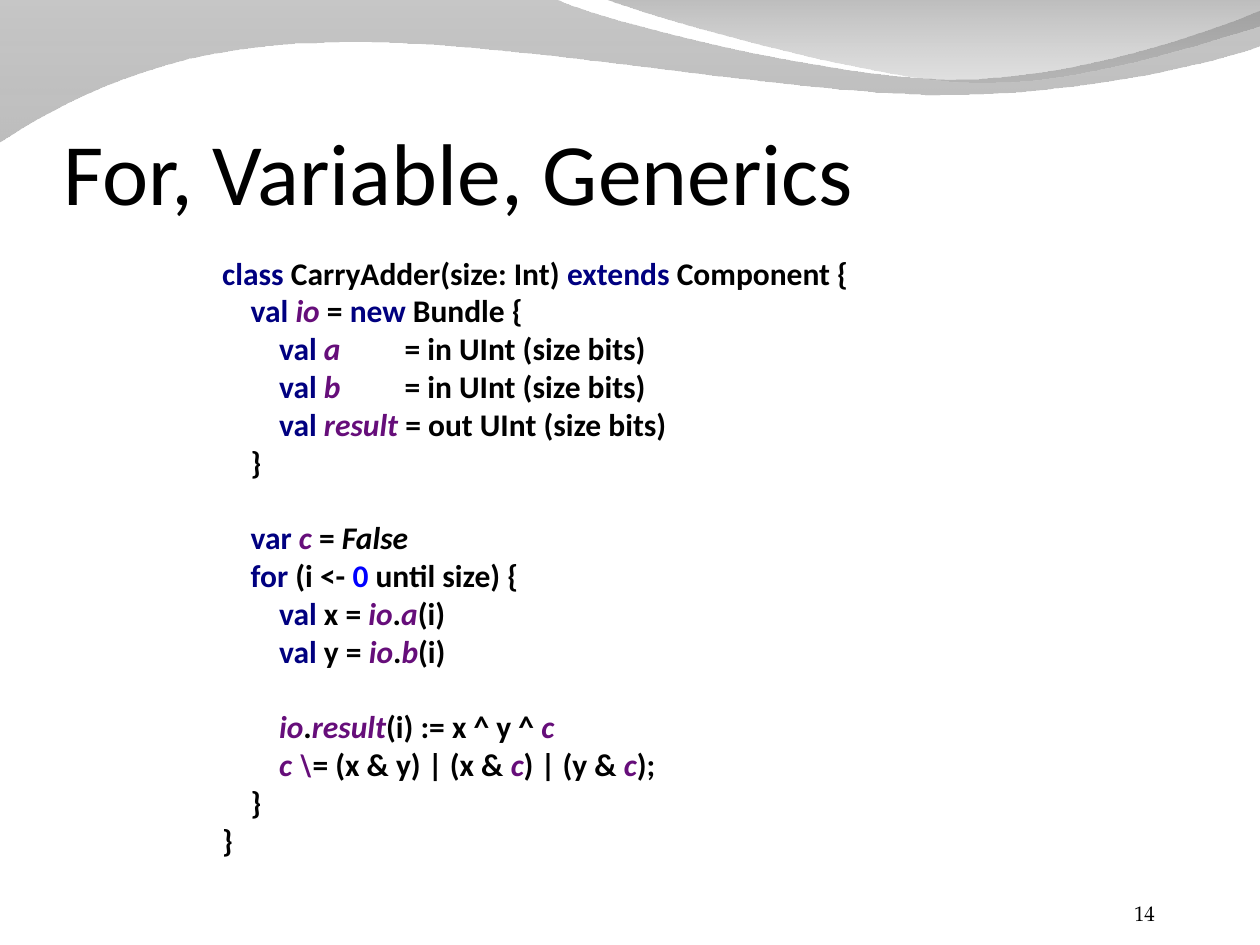
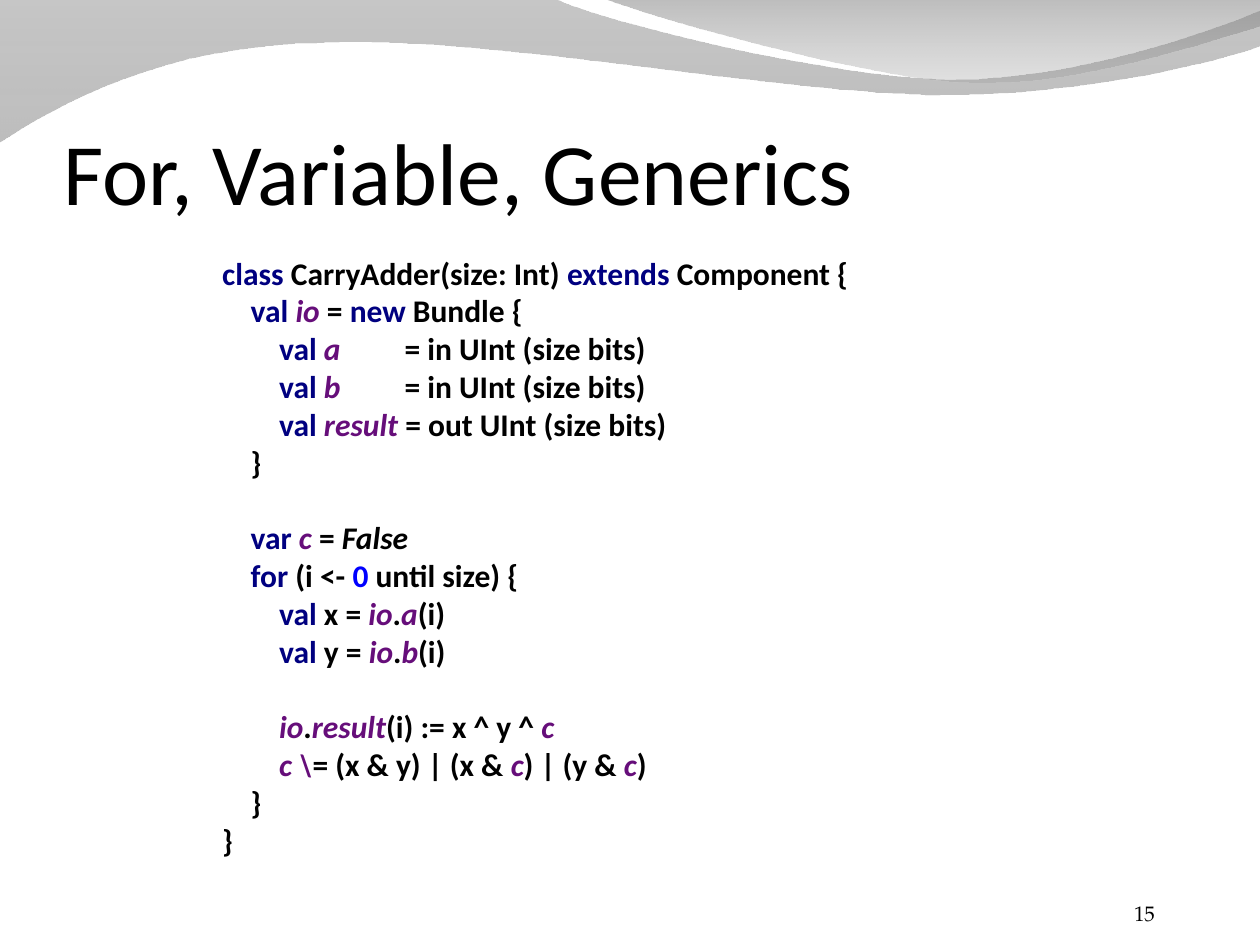
Before and after one commit to SpinalHDL/SpinalDoc, a slide deck: slide 15 of presentation/en/presentation_fast.odp (slide 14 before the commit). Drawn at 1260x945 pixels with LibreOffice and Linux fonts; fonts in the diff are those of the drawing; background and template pictures are left out. Boxes give left, top, right and bottom in pixels: in the first picture for what was removed or moved away, otherwise in the second. Text is boxed around its words. In the diff, an @@ line names an element or a change of style, - is before the commit and + after.

Commit message:
Add stream/cocotb presentation

```diff
--- a/presentation/en/presentation_fast.odp
+++ b/presentation/en/presentation_fast.odp
@@ text at (222, 262, 830, 781): text changed @@
-class CarryAdder(size: Int) extends Component {
-val io = new Bundle {
-val a = in UInt (size bits)
-val b = in UInt (size bits)
-val result = out UInt (size bits)
-}
-var c = False
-for (i <- 0 until size) {
-val x = io.a(i)
-val y = io.b(i)
-io.result(i) := x ^ y ^ c
-c \= (x & y) | (x & c) | (y & c);
-}
-}
+class CarryAdder(size: Int) extends Component {
+val io = new Bundle {
+val a = in UInt (size bits)
+val b = in UInt (size bits)
+val result = out UInt (size bits)
+}
+var c = False
+for (i <- 0 until size) {
+val x = io.a(i)
+val y = io.b(i)
+io.result(i) := x ^ y ^ c
+c \= (x & y) | (x & c) | (y & c)
+}
+}
@@ page number at (1134, 906, 1155, 922): text changed @@
-14
+15
```
Also in this commit, not shown: 2 other slides changed, 1 slide added, 5 other files.
